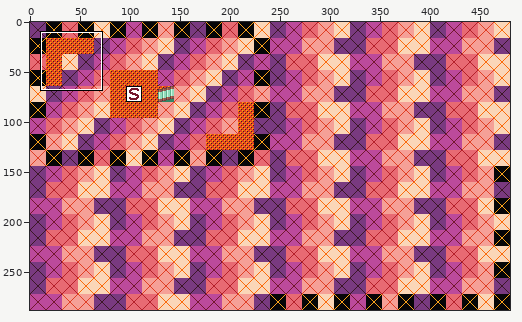
Pixel-art file -- data/levels/TestLevel.aseprite. Above: a wide view before the commit, with the close-up outlined.
Close-up. First the earlier version:
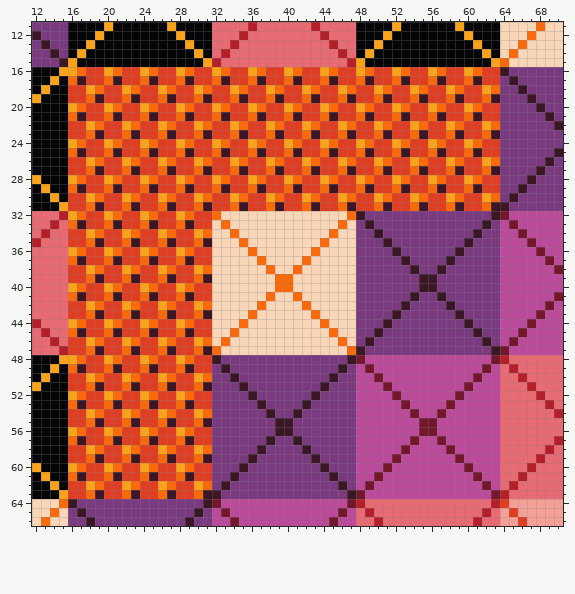
480x288 pixels, 1 frame. Shown: x 12..70, y 11..66. The commit also changed other parts of the picture, which this record leaves out.
After:
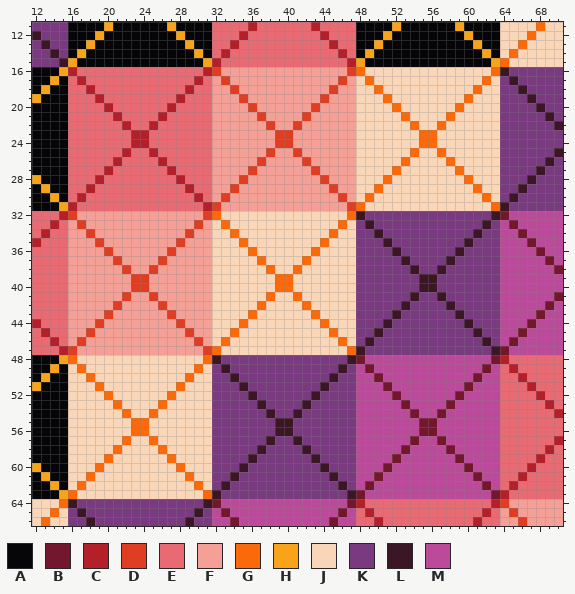
Palette (. is transparent): A #060608  B #73172d  C #b4202a  D #df3e23  E #e86a73  F #f5a097  G #fa6a0a  H #f9a31b  J #fad6b8  K #793a80  L #3b1725  M #bc4a9b
From old to new:
Changed rows in their new state; - is an unchanged pixel.
Layer "Background":
first column x 16:
16 CEEEEEEEEEEEEEECDFFFFFFFFFFFFFF-GJJJJJJJJJJJJJJG
17 ECEEEEEEEEEEEECEFDFFFFFFFFFFFF-FJGJJJJJJJJJJJJGJ
18 EECEEEEEEEEEECEEFFDFFFFFFFFFF-FFJJGJJJJJJJJJJGJJ
19 EEECEEEEEEEECEEEFFFDFFFFFFFF-FFFJJJGJJJJJJJJGJJJ
20 EEEECEEEEEECEEEEFFFFDFFFFFF-FFFFJJJJGJJJJJJGJJJJ
21 EEEEECEEEECEEEEEFFFFFDFFFF-FFFFFJJJJJGJJJJGJJJJJ
22 EEEEEECEECEEEEEEFFFFFFDFF-FFFFFFJJJJJJGJJGJJJJJJ
23 EEEEEEECCEEEEEEEFFFFFFFD-FFFFFFFJJJJJJJGGJJJJJJJ
24 EEEEEEECCEEEEEEEFFFFFFF-DFFFFFFFJJJJJJJGGJJJJJJJ
25 EEEEEECEECEEEEEEFFFFFF-FFDFFFFFFJJJJJJGJJGJJJJJJ
26 EEEEECEEEECEEEEEFFFFF-FFFFDFFFFFJJJJJGJJJJGJJJJJ
27 EEEECEEEEEECEEEEFFFF-FFFFFFDFFFFJJJJGJJJJJJGJJJJ
28 EEECEEEEEEEECEEEFFF-FFFFFFFFDFFFJJJGJJJJJJJJGJJJ
29 EECEEEEEEEEEECEEFF-FFFFFFFFFFDFFJJGJJJJJJJJJJGJJ
30 ECEEEEEEEEEEEECEF-FFFFFFFFFFFFDFJGJJJJJJJJJJJJGJ
31 CEEEEEEEEEEEEEEC-FFFFFFFFFFFFFFDGJJJJJJJJJJJJJJG
32 DFFFFFFFFFFFFFF---------------------------------
33 FDFFFFFFFFFFFF-F--------------------------------
34 FFDFFFFFFFFFF-FF--------------------------------
35 FFFDFFFFFFFF-FFF--------------------------------
36 FFFFDFFFFFF-FFFF--------------------------------
37 FFFFFDFFFF-FFFFF--------------------------------
38 FFFFFFDFF-FFFFFF--------------------------------
39 FFFFFFFD-FFFFFFF--------------------------------
40 FFFFFFF-DFFFFFFF--------------------------------
41 FFFFFF-FFDFFFFFF--------------------------------
42 FFFFF-FFFFDFFFFF--------------------------------
43 FFFF-FFFFFFDFFFF--------------------------------
44 FFF-FFFFFFFFDFFF--------------------------------
45 FF-FFFFFFFFFFDFF--------------------------------
46 F-FFFFFFFFFFFFDF--------------------------------
47 -FFFFFFFFFFFFFFD--------------------------------
48 GJJJJJJJJJJJJJJG--------------------------------
49 JGJJJJJJJJJJJJGJ--------------------------------
50 JJGJJJJJJJJJJGJJ--------------------------------
51 JJJGJJJJJJJJGJJJ--------------------------------
52 JJJJGJJJJJJGJJJJ--------------------------------
53 JJJJJGJJJJGJJJJJ--------------------------------
54 JJJJJJGJJGJJJJJJ--------------------------------
55 JJJJJJJGGJJJJJJJ--------------------------------
56 JJJJJJJGGJJJJJJJ--------------------------------
57 JJJJJJGJJGJJJJJJ--------------------------------
58 JJJJJGJJJJGJJJJJ--------------------------------
59 JJJJGJJJJJJGJJJJ--------------------------------
60 JJJGJJJJJJJJGJJJ--------------------------------
61 JJGJJJJJJJJJJGJJ--------------------------------
62 JGJJJJJJJJJJJJGJ--------------------------------
63 GJJJJJJJJJJJJJJG--------------------------------
Where, in picture pixels (left, top, right, bottom), the same in both close-ups:
changed: (68, 67, 500, 499)
